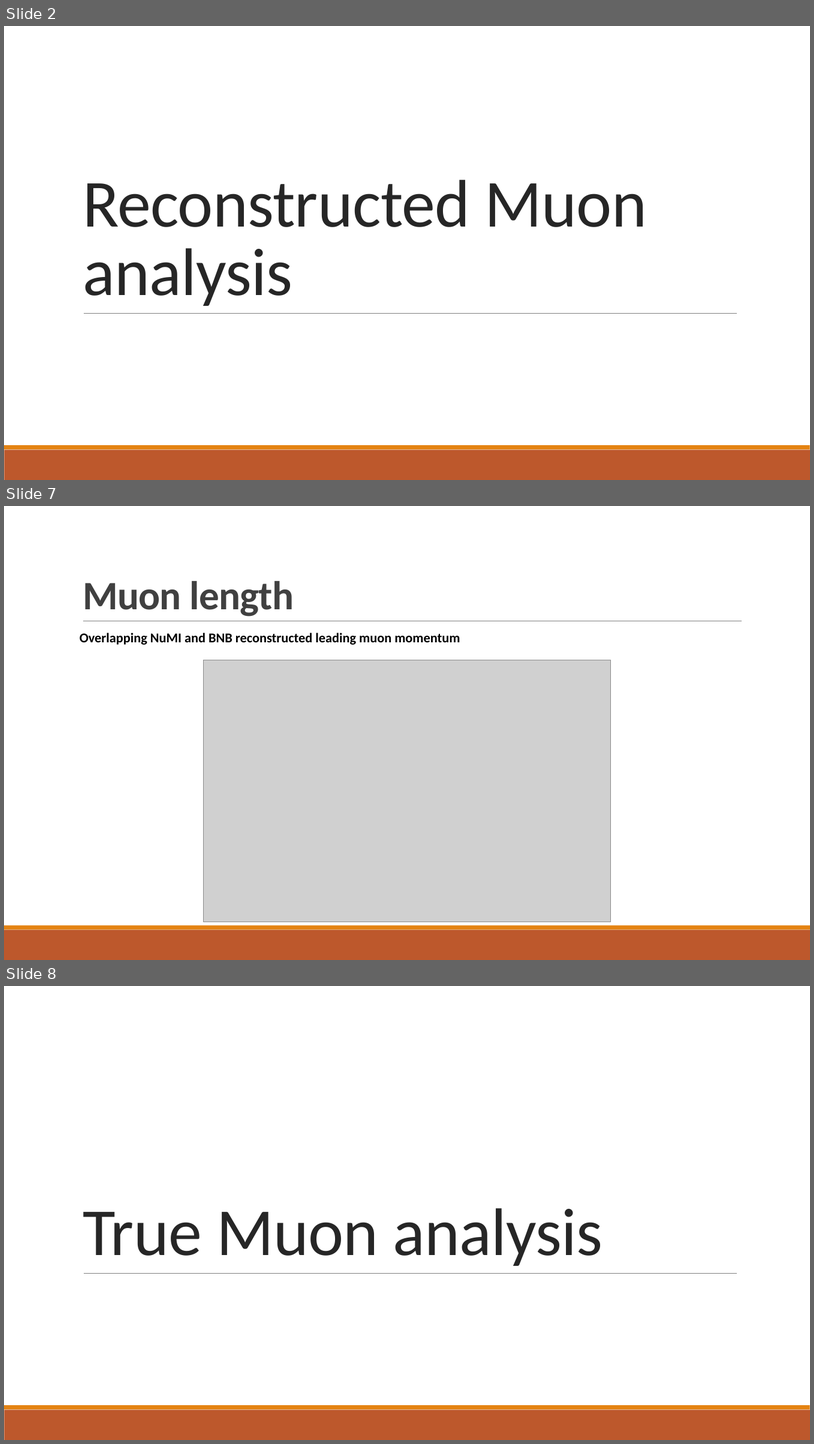
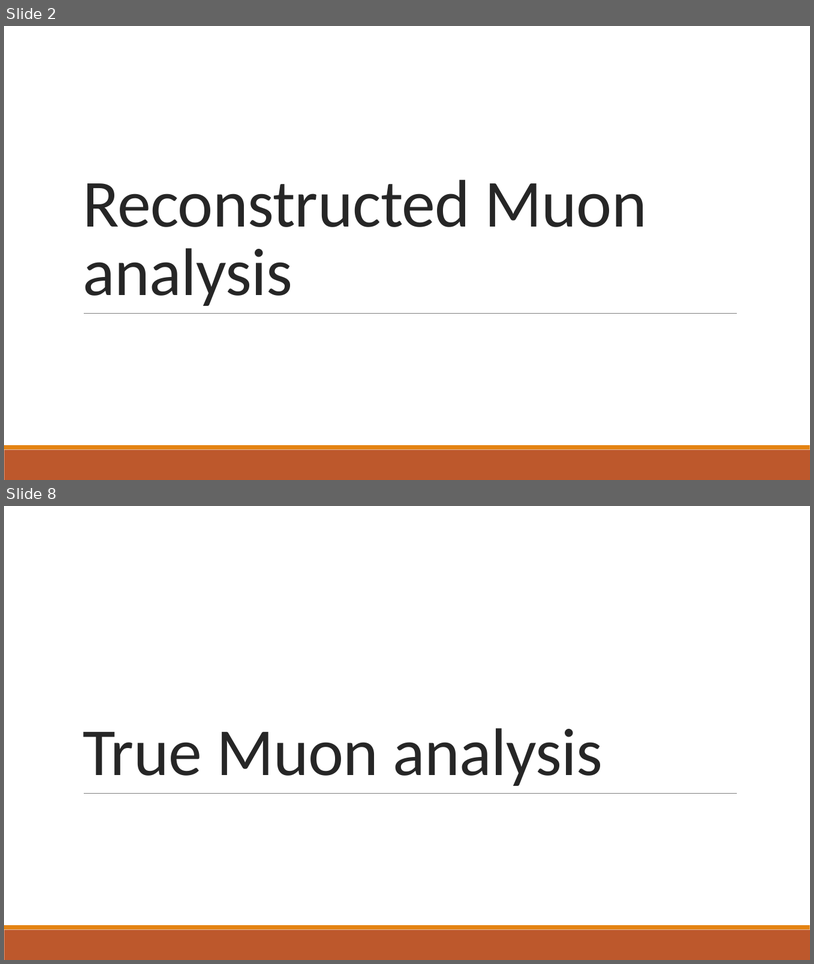
Before and after one commit to jordongalaxy-max/FYP_PYTHON_REAL, a slide deck: Update_Slides/FYP_Weekly_Update_Slides_Muon_Analysis.pptx. Shown one above the other, each under a label of ours: slides 2, 7 and 8 before the commit, slides 2 and 8 after it; the slides between them are not shown. The pictures are 814x1444 and 814x964 pixels, drawn with LibreOffice and Linux fonts; fonts in the diff are those of the drawing; grey boxes stand for pictures. Boxes give left, top, right and bottom in pixels: in the first picture for what was removed or moved away, otherwise in the second. Text is boxed around its words. In the diff, an @@ line names an element or a change of style, - is before the commit and + after.

```diff
--- a/Update_Slides/FYP_Weekly_Update_Slides_Muon_Analysis.pptx
+++ b/Update_Slides/FYP_Weekly_Update_Slides_Muon_Analysis.pptx
@@ slide 7 removed at (4, 506, 810, 960), background #FFFFFF; not listed: 2 template elements that a slide beside it also shows @@
@@ title removed at (83, 581, 294, 616) @@
-Muon length
@@ line removed from (83, 621) to (743, 621) @@
@@ text removed at (80, 633, 460, 645) @@
-Overlapping NuMI and BNB reconstructed leading muon momentum
@@ picture removed at (204, 660, 611, 922) @@
```
Also in this commit, not shown: 2 slides changed, 7 slides added, 5 other slides removed, 4 other files.
